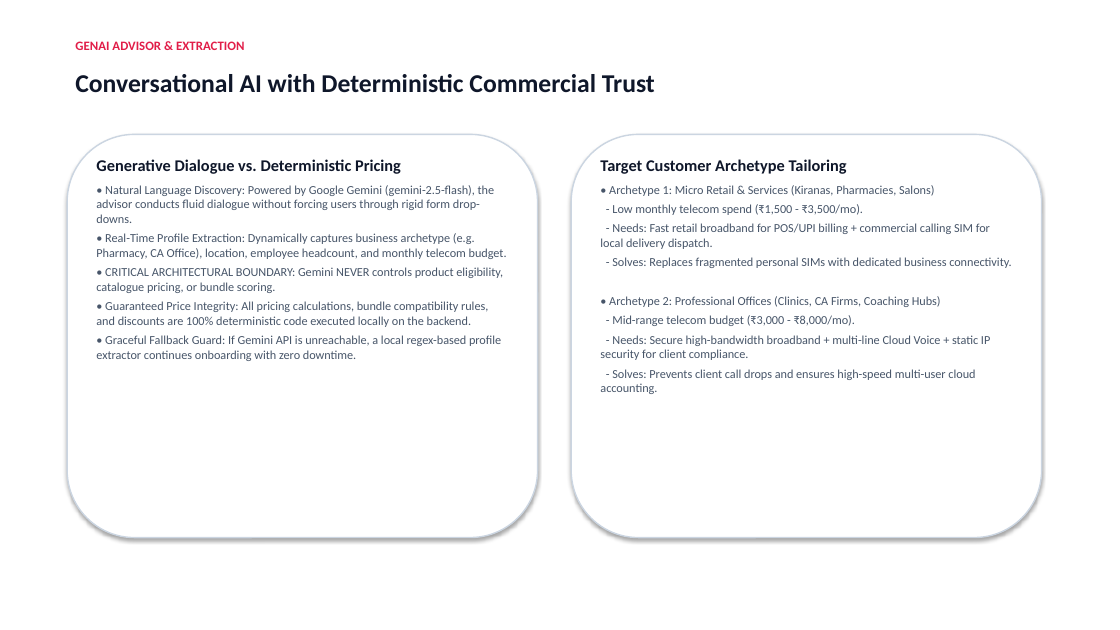
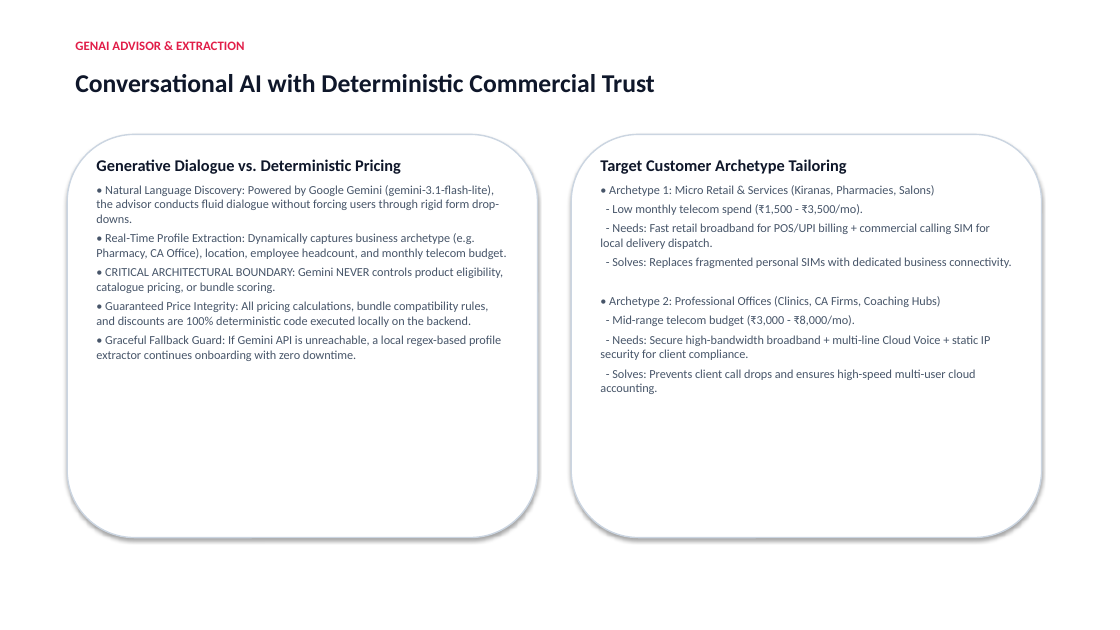
Before and after one commit to rawcdr/Udyam360, a slide deck: slide 4 of submission/Udyam360_Business_Case.pptx. Drawn at 1120x630 pixels with LibreOffice and Linux fonts; fonts in the diff are those of the drawing. Boxes give left, top, right and bottom in pixels: in the first picture for what was removed or moved away, otherwise in the second. Text is boxed around its words. In the diff, an @@ line names an element or a change of style, - is before the commit and + after.

```diff
--- a/submission/Udyam360_Business_Case.pptx
+++ b/submission/Udyam360_Business_Case.pptx
@@ text at (96,185,499,223): text changed @@
-• Natural Language Discovery: Powered by Google Gemini (gemini-2.5-flash), the advisor conducts fluid dialogue without forcing users through rigid form drop-downs.
+• Natural Language Discovery: Powered by Google Gemini (gemini-3.1-flash-lite), the advisor conducts fluid dialogue without forcing users through rigid form drop-downs.
```
Also in this commit, not shown: 6 other slides changed, 22 other files.
